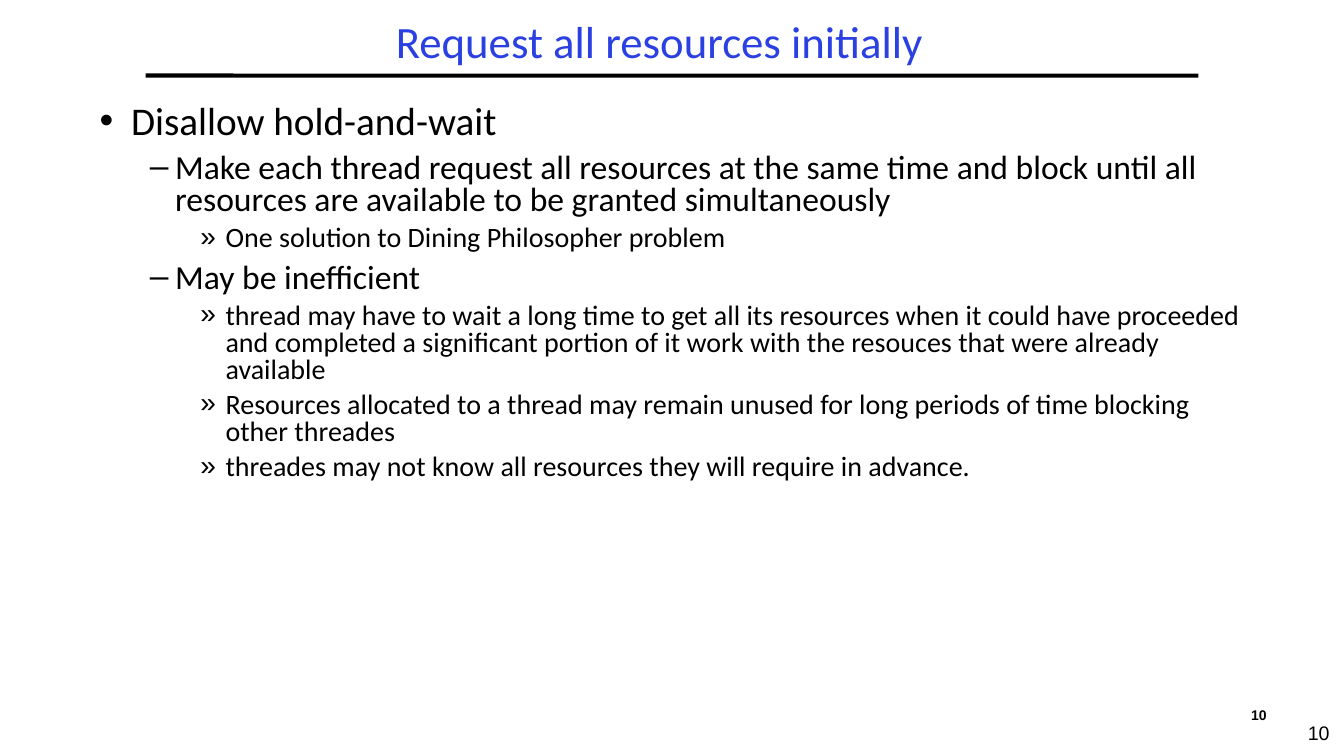
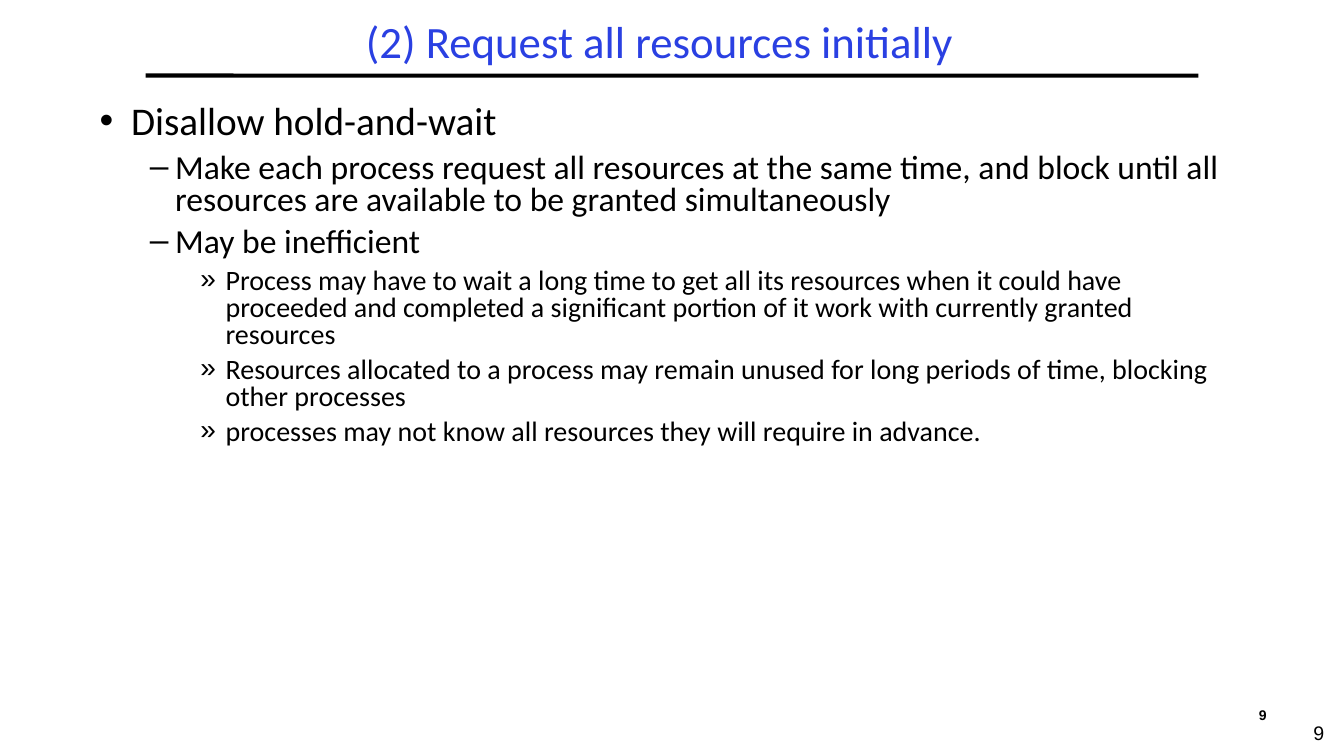
Before and after one commit to guhofstra/CSC256Fa25, a slide deck: slide 9 of PPTs/L4-Deadlocks.pptx (slide 10 before the commit). Drawn at 1344x756 pixels with LibreOffice and Linux fonts; fonts in the diff are those of the drawing. Boxes give left, top, right and bottom in pixels: in the first picture for what was removed or moved away, otherwise in the second. Text is boxed around its words. In the diff, an @@ line names an element or a change of style, - is before the commit and + after.

```diff
--- a/PPTs/L4-Deadlocks.pptx
+++ b/PPTs/L4-Deadlocks.pptx
@@ title at [366,25,952,66]: text changed @@
-Request all resources initially
+(2) Request all resources initially
@@ text at [175,155,1217,217]: text changed @@
-  – Make each thread request all resources at the same time and block until all resources are available to be granted simultaneously
-    » One solution to Dining Philosopher problem
+  – Make each process request all resources at the same time, and block until all resources are available to be granted simultaneously
@@ text at [226,270,1207,446]: text changed @@
-    » thread may have to wait a long time to get all its resources when it could have proceeded and completed a significant portion of it work with the resouces that were already available
-    » Resources allocated to a thread may remain unused for long periods of time blocking other threades
-    » threades may not know all resources they will require in advance.
+    » Process may have to wait a long time to get all its resources when it could have proceeded and completed a significant portion of it work with currently granted resources
+    » Resources allocated to a process may remain unused for long periods of time, blocking other processes
+    » processes may not know all resources they will require in advance.
@@ page number at [1259,710,1267,720]: text changed @@
-10
+9
@@ page number at [1313,726,1324,741]: text changed @@
-10
+9
```
Also in this commit, not shown: 34 other slides changed, 1 slide added, 10 slides removed, 10 other files.
